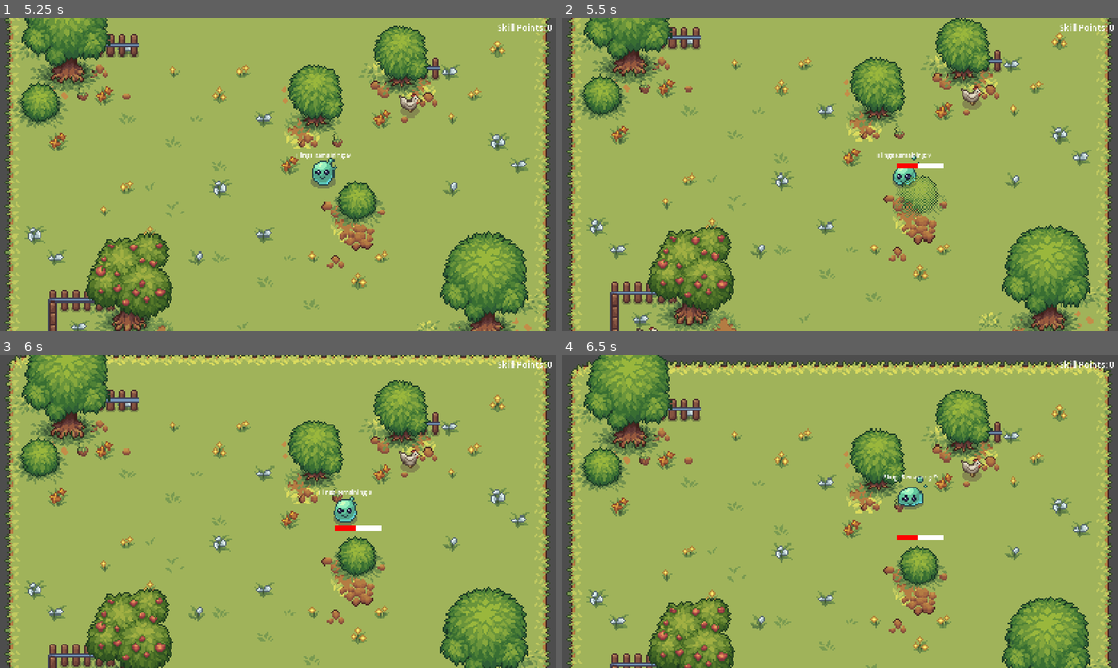
Above: before the commit, frames 1-4 (two rows, left to right).
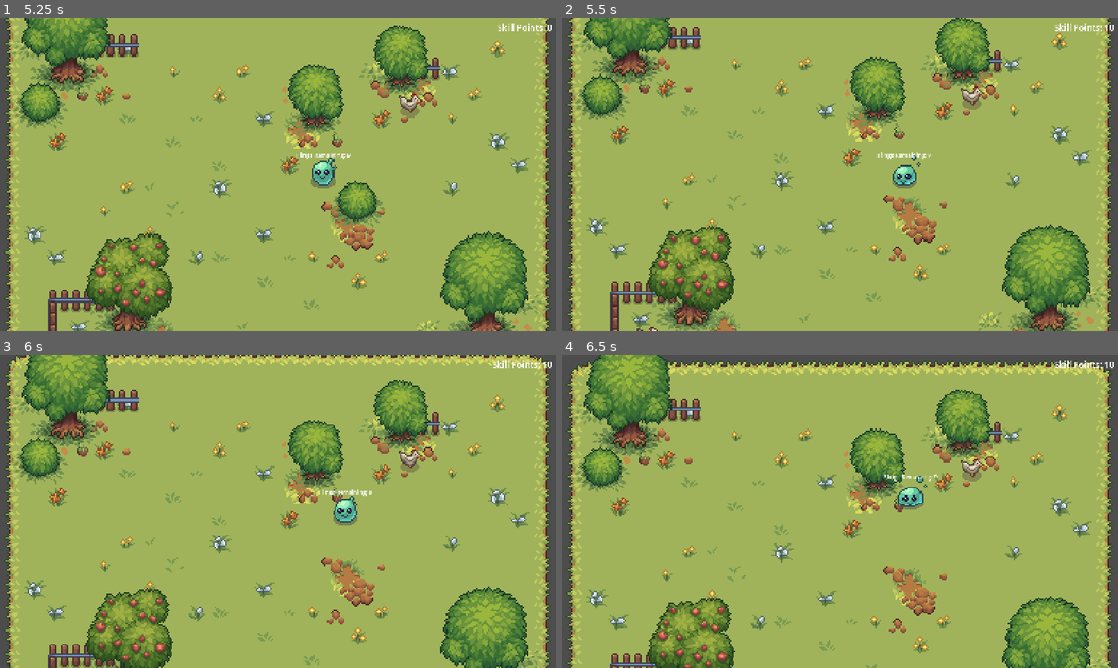
Above: after the commit, the same moments.

Repository: Auseawesome/HavenBounceBack
Game: Godot game, scene res://main.tscn
Same seed, same stepped clock (60 frames per second), same inputs: the game is played once before the commit and once after it.
Inputs (mouse positions are in pixels of both pictures, inside the frame that each line leads up to):
- Up to frame 1 (5.25 s): click "Play Game!" at 0.5 s; click "Enter Level" at 1.25 s; move the mouse to (250, 237) at 2.02 s; click (250, 237) at 2.17 s; drag from (444, 221) to (428, 93) at 2.77 s; move the mouse to (111, 127) at 3.52 s; click (111, 127) at 3.67 s; drag from (305, 174) to (105, 71) at 4.27 s; move the mouse to (194, 96) at 5.02 s; click (194, 96) at 5.17 s
- Up to frame 2 (5.5 s): no input
- Up to frame 3 (6 s): drag from (400, 495) to (127, 386) at 5.77 s
- Up to frame 4 (6.5 s): no input

Frame 1 is identical in both runs. In frame 2, 0.7% of the frame differs, in the area x 59-99%, y 1-65%; in frame 3, 1.1%, in the area x 59-99%, y 1-73%; in frame 4, 1.1%.

Commit message:
Moved traits to be resources

Diff:
--- a/main.gd
+++ b/main.gd
@@ -4,4 +4,3 @@
 # Called when the node enters the scene tree for the first time.
 func _ready() -> void:
 	Globals.main = self
-	print(load("res://skills/trait/bounciness.tres").get_value())
--- a/obstacles/obstacle.gd
+++ b/obstacles/obstacle.gd
@@ -14,9 +14,10 @@
 var health := max_health
 
 func on_collision(velocity: Vector2) -> int:
-	var damage = velocity.length() * Globals.skill_tree.traits.damage_scale_factor
-	damage = pow(damage, Globals.skill_tree.traits.damage_scale_exponent)
-	health -= damage
+	var damage_factor: float = Globals.skill_tree.traits.damage_factor.get_value()
+	var damage_exp: float = Globals.skill_tree.traits.damage_exponent.get_value()
+
+	health -= pow(velocity.length() * damage_factor, damage_exp)
 	$HealthBar.visible = true
 	$ShowHealthTimer.start()
 	$HealthBar/Background/Fill.anchor_right = float(health) / max_health
--- a/skills/trait/bounciness.tres
+++ b/skills/trait/all_traits/bounciness.tres
@@ -8,4 +8,8 @@
 post_mult = -1.0
 bonus_value = 1.0
 id = "bounciness"
+desc = "Controls how much velocity is preserved after bouncing off a surface."
+dev_notes = "Exponent and base value should be the only things that are changed for this trait.
+
+Base value needs to be below 1.0."
 metadata/_custom_type_script = "uid://dn5w32svarqyh"
--- /dev/null
+++ b/skills/trait/all_traits/damage_exponent.tres
@@ -0,0 +1,11 @@
+[gd_resource type="Resource" script_class="FloatTrait" format=3 uid="uid://boakjiogeyww0"]
+
+[ext_resource type="Script" uid="uid://dn5w32svarqyh" path="res://skills/trait/float_trait.gd" id="1_gfg8t"]
+
+[resource]
+script = ExtResource("1_gfg8t")
+base_value = 1.0
+id = "damage_exponent"
+desc = "Scales damage faster based on velocity. Gives a bonus for extra speed."
+dev_notes = "Applied after the damage factor to scale non-linearly."
+metadata/_custom_type_script = "uid://dn5w32svarqyh"
--- /dev/null
+++ b/skills/trait/all_traits/damage_factor.tres
@@ -0,0 +1,13 @@
+[gd_resource type="Resource" script_class="FloatTrait" format=3 uid="uid://cbe0b1v2d2aj3"]
+
+[ext_resource type="Script" uid="uid://dn5w32svarqyh" path="res://skills/trait/float_trait.gd" id="1_6msf7"]
+
+[resource]
+script = ExtResource("1_6msf7")
+base_value = 50.0
+id = "damage_factor"
+desc = "Damage multiplier, total damage is based on velocity."
+dev_notes = "This damage factor does not directly correlate to damage dealt. The velocity has to be multiplied by a constant factor to make it more reasonable.
+
+The damage exponent applies after this and causes damage to scale non-linearly with velocity."
+metadata/_custom_type_script = "uid://dn5w32svarqyh"
--- /dev/null
+++ b/skills/trait/all_traits/flings.tres
@@ -0,0 +1,11 @@
+[gd_resource type="Resource" script_class="IntTrait" format=3 uid="uid://dthn4mra4s73o"]
+
+[ext_resource type="Script" uid="uid://bfpg0vg3kfv6d" path="res://skills/trait/int_trait.gd" id="1_lhvsa"]
+
+[resource]
+script = ExtResource("1_lhvsa")
+base_value = 10
+id = "flings"
+desc = "The number of flings your slime can sustain before disintegrating."
+dev_notes = "This is used as the main gameplay loop and 'health' system."
+metadata/_custom_type_script = "uid://bfpg0vg3kfv6d"
--- /dev/null
+++ b/skills/trait/all_traits/redirection_responsiveness.tres
@@ -0,0 +1,15 @@
+[gd_resource type="Resource" script_class="FloatTrait" format=3 uid="uid://opj8k3uo1l0i"]
+
+[ext_resource type="Script" uid="uid://dn5w32svarqyh" path="res://skills/trait/float_trait.gd" id="1_wf7jr"]
+
+[resource]
+script = ExtResource("1_wf7jr")
+base_value = 0.5
+post_mult = -1.0
+bonus_value = 1.0
+id = "redirection_responsiveness"
+desc = "Controls how much velocity is cancelled when attempting to redirect movement."
+dev_notes = "Exponent and base value should be the only things that are changed for this trait.
+
+Base value needs to be below 1.0."
+metadata/_custom_type_script = "uid://dn5w32svarqyh"
--- /dev/null
+++ b/skills/trait/all_traits/speed.tres
@@ -0,0 +1,11 @@
+[gd_resource type="Resource" script_class="FloatTrait" format=3 uid="uid://3ombqqsbsacq"]
+
+[ext_resource type="Script" uid="uid://dn5w32svarqyh" path="res://skills/trait/float_trait.gd" id="1_ap7a4"]
+
+[resource]
+script = ExtResource("1_ap7a4")
+base_value = 320.0
+id = "speed"
+desc = "Controls the velocity added after flinging the player."
+dev_notes = "This is a scale factor applied to the velocity of the fling and should represent the maximum."
+metadata/_custom_type_script = "uid://dn5w32svarqyh"
--- a/skills/trait/traits.gd
+++ /dev/null
@@ -1,14 +0,0 @@
-class_name Traits
-extends Resource
-
-# Movement Traits
-var bounciness: float = 0.5
-var redirection_responsiveness: float = 0.5
-var speed_scale_factor: float = 320
-
-# Damage Traits
-var damage_scale_factor: float = 0.05
-var damage_scale_exponent: float = 1.00
-
-# Health Traits
-var flings: int = 10
--- a/ui/skill_tree/skill_tree.gd
+++ b/ui/skill_tree/skill_tree.gd
@@ -1,7 +1,10 @@
 class_name SkillTree
 extends Control
 
-var traits := Traits.new()
+@export
+var default_traits: Array[Trait] = []
+
+var traits: Dictionary[String, Trait] = {}
 
 var current_points: int :
 	set(value):
@@ -10,5 +13,7 @@
 
 # Called when the node enters the scene tree for the first time.
 func _ready() -> void:
+	for default_trait in default_traits:
+		traits[default_trait.id] = default_trait
 	Globals.skill_tree = self
 	$LevelEnterButton.pressed.connect(Globals.enter_level)
--- a/ui/skill_tree/skill_tree.tscn
+++ b/ui/skill_tree/skill_tree.tscn
@@ -2,6 +2,13 @@
 
 [ext_resource type="Script" uid="uid://dibghben1f6xc" path="res://ui/skill_tree/skill_tree.gd" id="1_i5h8e"]
 [ext_resource type="PackedScene" uid="uid://cd8al0mb2dja0" path="res://ui/skill_tree/skill_tree_contents.tscn" id="2_gdo5q"]
+[ext_resource type="Script" uid="uid://gwbaa2bwsxhx" path="res://skills/trait/trait.gd" id="2_lfut3"]
+[ext_resource type="Resource" uid="uid://c3u0qsb4u6jnn" path="res://skills/trait/all_traits/bounciness.tres" id="3_fn1xa"]
+[ext_resource type="Resource" uid="uid://boakjiogeyww0" path="res://skills/trait/all_traits/damage_exponent.tres" id="4_ufdbp"]
+[ext_resource type="Resource" uid="uid://cbe0b1v2d2aj3" path="res://skills/trait/all_traits/damage_factor.tres" id="5_0al5m"]
+[ext_resource type="Resource" uid="uid://dthn4mra4s73o" path="res://skills/trait/all_traits/flings.tres" id="6_0k54q"]
+[ext_resource type="Resource" uid="uid://opj8k3uo1l0i" path="res://skills/trait/all_traits/redirection_responsiveness.tres" id="7_3x14x"]
+[ext_resource type="Resource" uid="uid://3ombqqsbsacq" path="res://skills/trait/all_traits/speed.tres" id="8_y70dy"]
 
 [node name="SkillTree" type="Control" unique_id=497354055]
 layout_mode = 3
@@ -11,6 +18,7 @@
 grow_horizontal = 2
 grow_vertical = 2
 script = ExtResource("1_i5h8e")
+default_traits = Array[ExtResource("2_lfut3")]([ExtResource("3_fn1xa"), ExtResource("4_ufdbp"), ExtResource("5_0al5m"), ExtResource("6_0k54q"), ExtResource("7_3x14x"), ExtResource("8_y70dy")])
 metadata/_custom_type_script = "uid://dibghben1f6xc"
 
 [node name="Label" type="Label" parent="." unique_id=688764210]
--- a/world/player.gd
+++ b/world/player.gd
@@ -10,7 +10,8 @@
 
 var click_held: bool
 
-var traits: Traits
+@onready
+var traits := Globals.skill_tree.traits
 
 var remaining_flings: int
 
@@ -18,8 +19,7 @@
 func _ready() -> void:
 	Globals.player = self
 	$AnimatedSprite2D.play("idle_front")
-	traits = Globals.skill_tree.traits
-	remaining_flings = traits.flings
+	remaining_flings = traits.flings.get_value()
 
 func _input(event: InputEvent) -> void:
 	if event is InputEventMouseMotion:
@@ -73,13 +73,14 @@
 
 	var fling_vec := -get_local_mouse_position()
 	var clamped_fling_vec := fling_vec.normalized() * get_clamped_fling_length(fling_vec)
-	var fling_velocity := clamped_fling_vec * traits.speed_scale_factor
+	var fling_velocity: Vector2 = clamped_fling_vec * traits.speed.get_value()
 
 	# Keep old velocity only if moving in similar direction to new velocity
 	# velocity_keep_factor ranges between (1 - redirection_responsiveness) and 1
 	var norm_fling := fling_velocity.normalized()
 	var norm_velocity := linear_velocity.normalized()
-	var velocity_keep_factor := (norm_velocity.dot(norm_fling) - 1) * (traits.redirection_responsiveness) / 2 + 1
+	var redirection_responsiveness: float = traits.redirection_responsiveness.get_value()
+	var velocity_keep_factor := (norm_velocity.dot(norm_fling) - 1) * redirection_responsiveness / 2 + 1
 	linear_velocity = fling_velocity + (velocity_keep_factor * linear_velocity)
 
 	click_held = false
@@ -89,7 +90,7 @@
 		Globals.exit_level()
 
 func _on_collision(body: Node) -> void:
-	linear_velocity *= traits.bounciness
+	linear_velocity *= traits.bounciness.get_value()
 
 	if body is not Obstacle:
 		return;
Not shown, removed: skills/trait/traits.gd.uid
